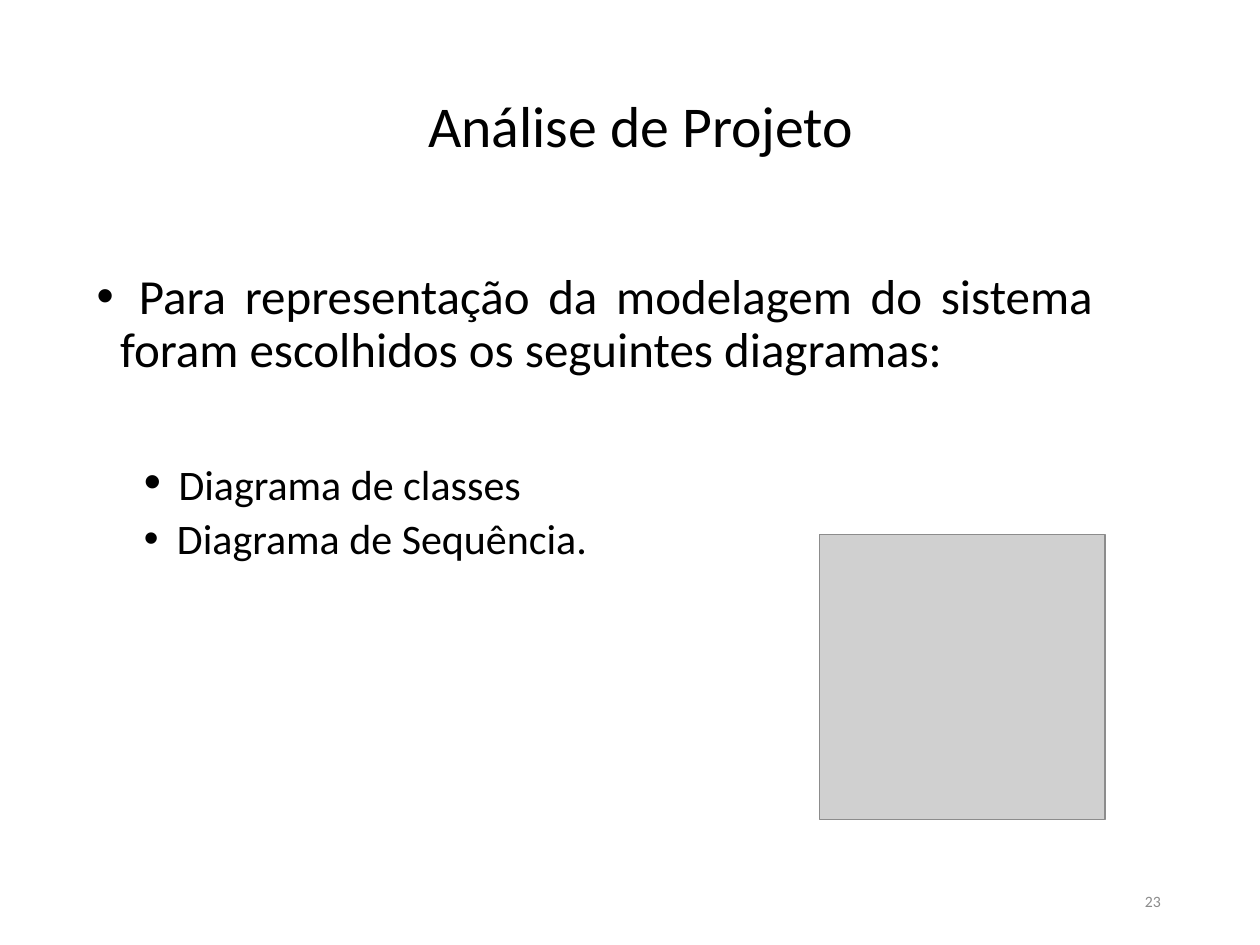
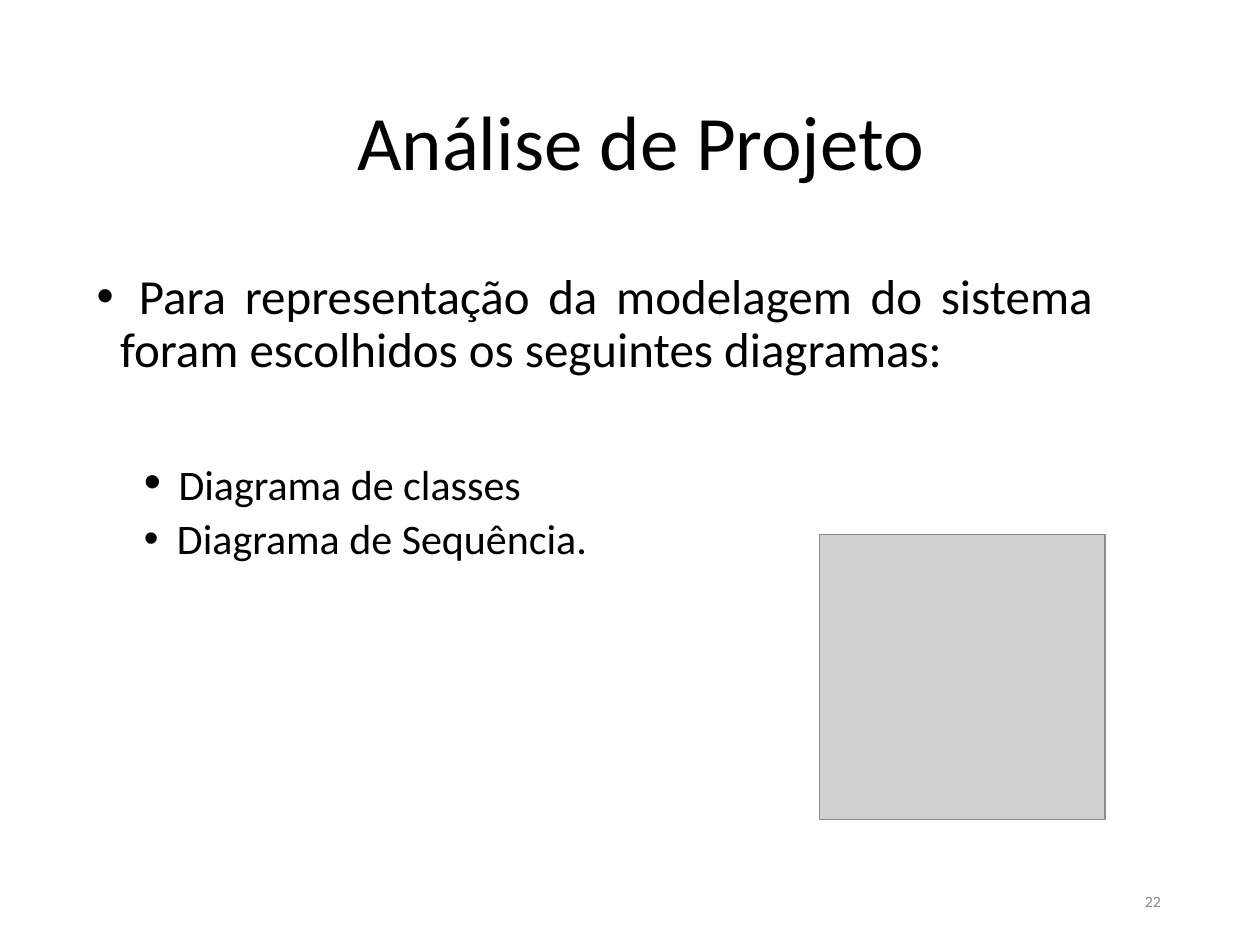
Before and after one commit to FatimaFerreiradeSousa/TCC-Mobile-Leaning, a slide deck: slide 22 of TCC - Documento/TCC II.pptx (slide 23 before the commit). Drawn at 1260x945 pixels with LibreOffice and Linux fonts; fonts in the diff are those of the drawing; grey boxes stand for pictures. Boxes give left, top, right and bottom in pixels: in the first picture for what was removed or moved away, otherwise in the second. Text is boxed around its words. In the diff, an @@ line names an element or a change of style, - is before the commit and + after.

```diff
--- a/TCC - Documento/TCC II.pptx
+++ b/TCC - Documento/TCC II.pptx
@@ title "Análise de Projeto" at [357,116,924,184]: size 33 to 44 pt @@
@@ page number at [1145,897,1161,907]: text changed @@
-23
+22
```
Also in this commit, not shown: 18 other slides changed, 1 slide removed.
